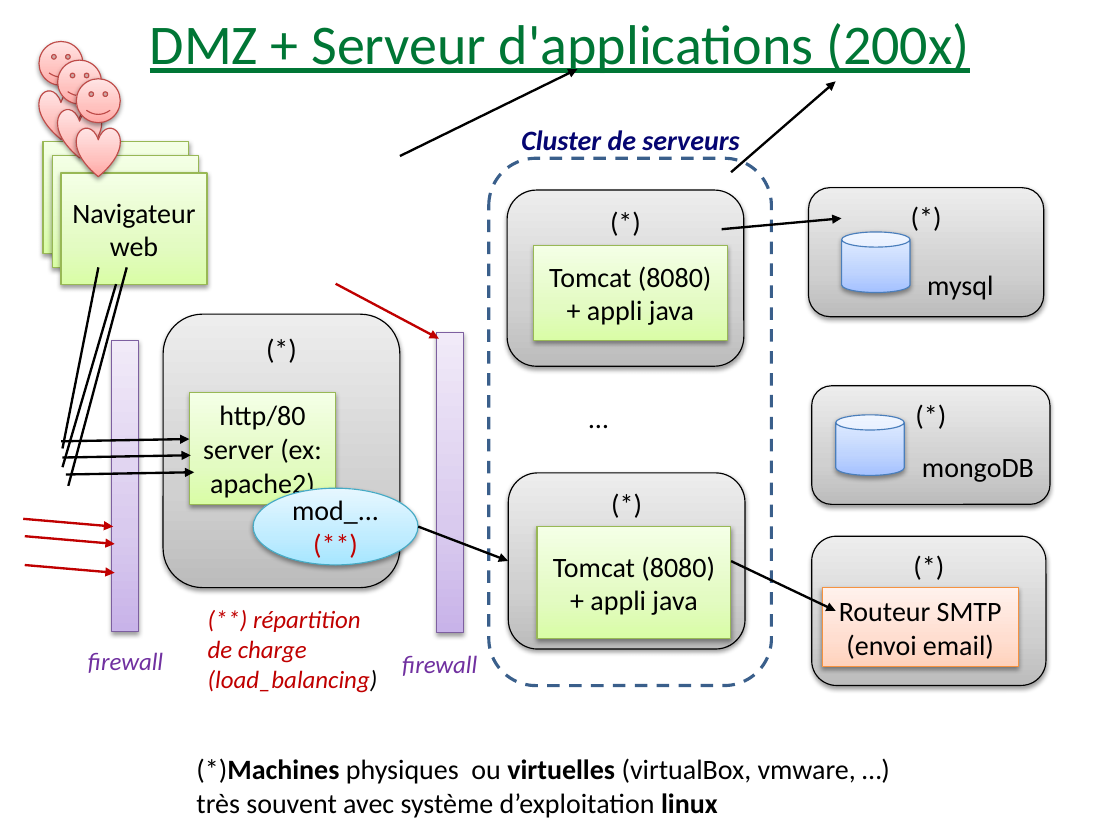
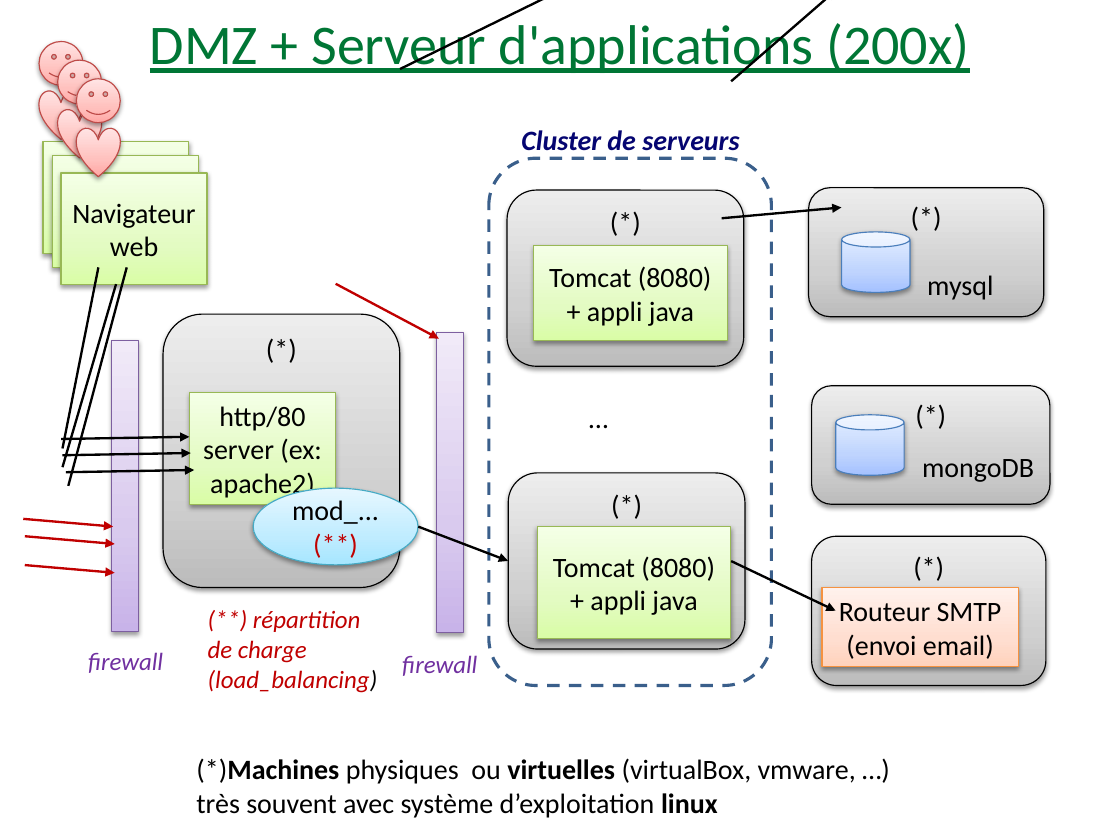
Before and after one commit to didier-tp/afc2021, a slide deck: slide 2 of docs/infrastructures_cloud_et_microservices.pptx. Drawn at 1120x840 pixels with LibreOffice and Linux fonts; fonts in the diff are those of the drawing. Boxes give left, top, right and bottom in pixels: in the first picture for what was removed or moved away, otherwise in the second. Text is boxed around its words. In the diff, an @@ line names an element or a change of style, - is before the commit and + after.

```diff
--- a/docs/infrastructures_cloud_et_microservices.pptx
+++ b/docs/infrastructures_cloud_et_microservices.pptx
@@ freeform shape: place and size @@
-freeform shape at [400,69,577,157]
+freeform shape at [400,0,577,69]
@@ freeform shape: place and size @@
-freeform shape at [731,82,836,172]
+freeform shape at [731,0,836,82]
@@ freeform shape: place and size @@
-freeform shape at [721,218,841,230]
+freeform shape at [721,207,841,218]
@@ outline redrawn in 3 elements at [66,470,195,473], [62,437,190,439], [63,454,192,456] @@
```
Also in this commit, not shown: 4 other slides changed, 2 slides added, 6 other files.
